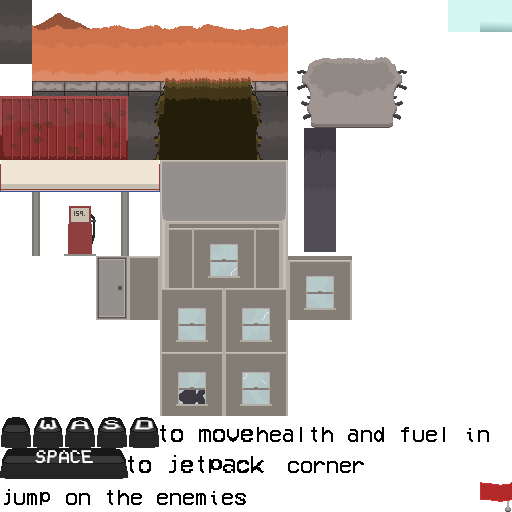
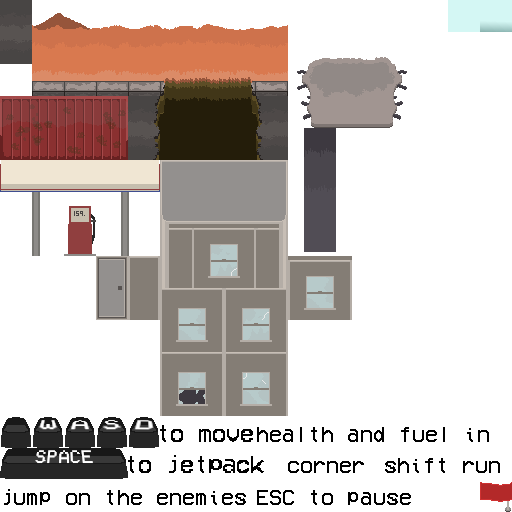
Two versions of the same layered image (512x512). Layer-by-layer changes:
added layer "shift run" above "ESC to pause" over [385, 458, 500, 473]
added layer "ESC to pause" above "jump on the enemies" over [257, 490, 411, 505]
